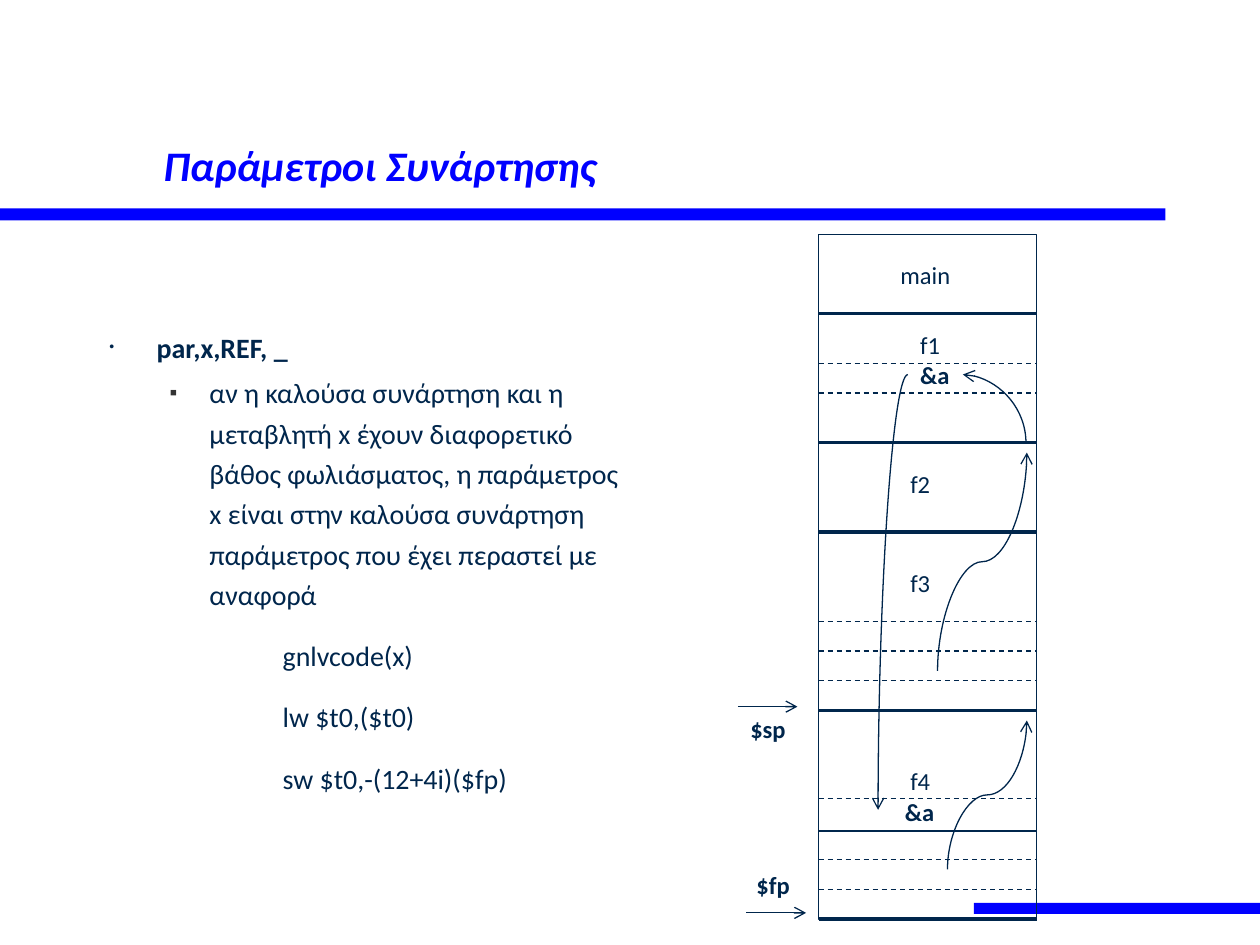
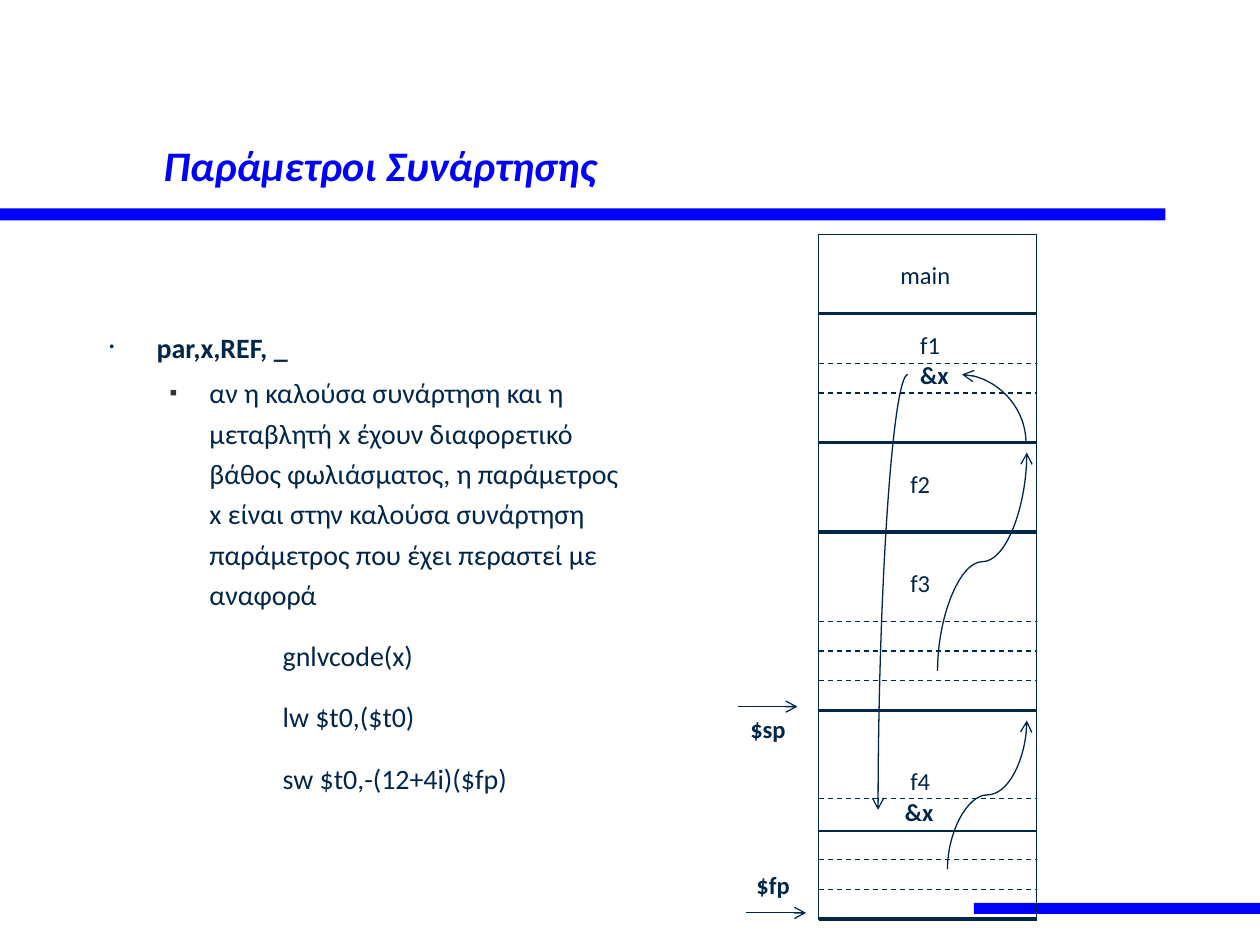
Before and after one commit to ketoglou/mlc, a slide deck: slide 40 of documents/course/Παραγωγή Τελικού Κώδικα.pptx. Drawn at 1260x945 pixels with LibreOffice and Linux fonts; fonts in the diff are those of the drawing. Boxes give left, top, right and bottom in pixels: in the first picture for what was removed or moved away, otherwise in the second. Text is boxed around its words. In the diff, an @@ line names an element or a change of style, - is before the commit and + after.

```diff
--- a/documents/course/Παραγωγή Τελικού Κώδικα.pptx
+++ b/documents/course/Παραγωγή Τελικού Κώδικα.pptx
@@ text at box(920, 367, 948, 385): text changed @@
-&a
+&x
@@ text at box(905, 804, 933, 821): text changed @@
-&a
+&x
```
Also in this commit, not shown: 12 other slides changed, 11 other files.
